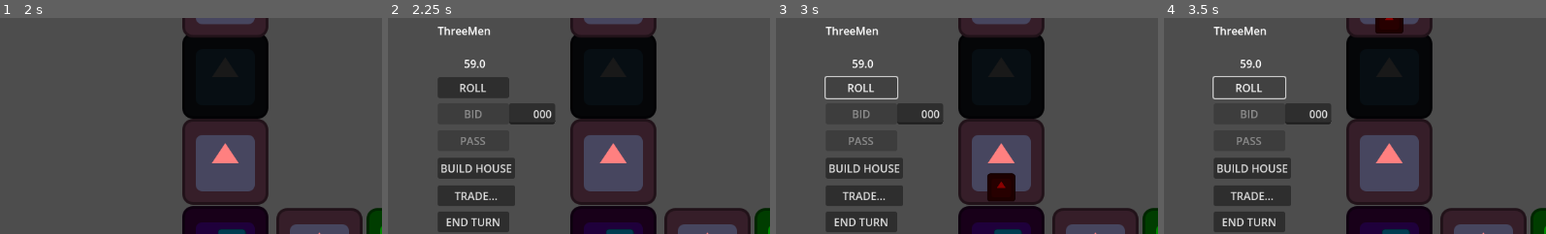
Above: before the commit, frames 1-4 (left to right).
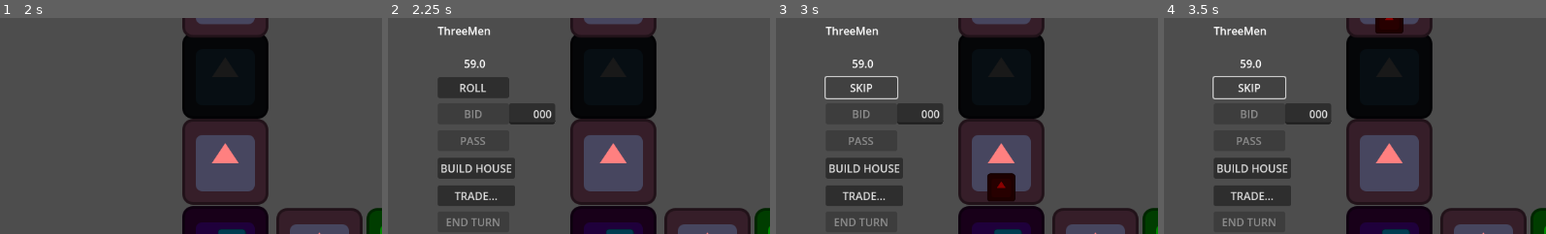
Above: after the commit, the same moments.

Repository: maclark/TheLandlordsGame
Game: Godot game, scene res://Landlord.tscn
Two runs of this game, one before a commit and one after it. Both use one fixed random seed, a clock stepped at 60 frames per second and the inputs below. The engine's default icon, where the game draws it, is replaced by a stand-in: a white triangle on a blue panel in a dark square.
Inputs:
- Up to frame 1 (2 s): tap Enter at 0.5 s; click "HOST BOARD" at 1.25 s
- Up to frame 2 (2.25 s): click "START GAME" at 2 s
- Up to frame 3 (3 s): click "ROLL" at 2.75 s
- Up to frame 4 (3.5 s): no input
The pictures show only the part of the screen within x 0-50%, y 35-85%; the shares and areas given below are measured in that part.

Frame 1 is identical in both runs. In frame 2, 0.2% of the frame differs, in the area x 15-30%, y 92-97%; in frame 3, 0.4%, in the area x 15-30%, y 30-97%; in frame 4, 0.4%.

Commit message:
Better starting and concluding bids for AI and players Naming properties better

Diff:
--- a/scripts/GameBoard.gd
+++ b/scripts/GameBoard.gd
@@ -172,10 +172,13 @@
 			if turn_timer < 0:
 				end_turn()
 		Mode.Bidding:
-			bid_timer -= delta
-			bid_clock.text = str(floor(bid_timer))
-			if bid_timer <= 0:
-				pass_bid()
+			var bidder = bidders[bidder_index]
+			# only local
+			if bidder.user == current_player.user:
+				bid_timer -= delta
+				bid_clock.text = str(floor(bid_timer))
+				if bid_timer <= 0:
+					pass_bid_pressed()
 
 		Mode.WaitingForEndTurn:
 			# player could build a house now or something
@@ -258,6 +261,7 @@
 	roll_butt.text = "ROLL"
 	bid_butt.disabled = true
 	pass_bid_butt.disabled = true
+	end_turn_butt.disabled = true
 	turn_timer = time_per_turn
 	print("now it's %s's turn!" % current_player.nickname)
 
@@ -265,8 +269,8 @@
 	if p == current_player:
 		current_player_money.text = "MONEY: $%s" % str(current_player.money)
 	else:
-		push_warning("how do we update non current player money?")
-
+		#TODO
+		pass
 
 func roll_dice() -> void:
 	if paused or not game_started:
@@ -288,6 +292,8 @@
 		else:
 			#TODO
 			pass
+
+	roll_butt.text = "SKIP"
 	var distance = die0 + die1
 	var square_index = p.square.num + distance
 	if square_index >= squares.size():
@@ -317,7 +323,10 @@
 			break
 
 func pass_go() -> void:
-	print("%s labored on Mother Earth, gained $%d" % [current_player.nickname, labor_on_mother_earth])
+	print("%s labored on Mother Earth. Cash holdings: $%d(+$%d)" % [
+			current_player.nickname,
+			current_player.money,
+			labor_on_mother_earth])
 	current_player.money += labor_on_mother_earth
 	update_money(current_player)
 
@@ -328,9 +337,11 @@
 		Square.Type.Property:
 			rent = square.base_price + square.houses * square.house_rent
 		Square.Type.Utility:
-			push_warning("utility rent?")
+			#TODO
+			pass
 		Square.Type.Railroad:
-			push_warning("railroad rent?")
+			#TODO
+			pass
 
 	print("pay rent!: $%d" % rent)
 	if tenant.money >= rent:
@@ -338,12 +349,14 @@
 		square.lord.money += rent
 		update_money(tenant)
 		update_money(square.lord)
-	else:
-		mode = Mode.PayingDebts
+		mode = Mode.WaitingForEndTurn
+	else:
+		if tenant.is_ai:
+			pass
+			# TODO bankruptcy!
 
 func start_auction(for_sale : Square) -> void:
 	print("start bidding for %s" % for_sale.title)
-	mode = Mode.Bidding
 	bidders = players.duplicate(true)
 	bidder_index = bidders.find(current_player) - 1
 	top_bid = for_sale.base_price
@@ -371,7 +384,7 @@
 		winner = top_bidders[0]
 	winner.properties.append(property)
 	property.lord = winner
-	print("%s won auction with bid $%s. now owns %s." % [
+	print("%s won auction with bid $%s, new lord of %s." % [
 		current_player.nickname,
 		str(top_bid),
 		current_player.square.title
@@ -385,6 +398,7 @@
 	bid_clock.text = ""
 	auction_ui.visible = false
 	mode = Mode.WaitingForEndTurn
+	end_turn_butt.disabled = false
 
 func pass_bid() -> void:
 	bidders.remove_at(bidder_index)
@@ -405,7 +419,7 @@
 			if amount >= top_bid:
 				bid(current_player, amount)
 		else:
-			push_warning("invalid bid amount: {bid_input.text}")
+			push_warning("invalid bid amount: " + bid_input.text)
 	else:
 		print("not your turn!")
 
@@ -416,18 +430,19 @@
 		if amount >= top_bid and amount >= bidder.money:
 			bid(bidder, amount)
 	else:
-		push_warning("invalid bid amount: {bid_input.text}")
+		push_warning("invalid bid amount: " + noncurrent_bid_input.text)
 
 func bid(p: Player, amount: int) -> void:
 	if amount < top_bid:
 		print("bid is less than top bid")
-	elif amount == top_bid:
+	elif amount == top_bid and top_bidders.size() > 0:
 		print("how do we handle equal top bids? i forget")
 	else:
 		top_bid = amount
+		top_bidders = [p]
 		auction_high_bid.text = "High Bid: " + str(top_bid)
 		auction_bidders.text = "High Bidder: " + p.nickname
-		print("%s bid %d" % [p.nickname, amount])
+		print("%s bid $%d" % [p.nickname, amount])
 		next_bidder()
 
 func next_bidder() -> void:
@@ -435,6 +450,7 @@
 	noncurrent_ui.visible = false
 	var bidder: Player = players[bidder_index]
 	if bidder.is_ai:
+		print("next bidder is ai:" + bidder.nickname)
 		if bidder.money > top_bid + min_bid_increment:
 			# let's say 50/50 they bid
 			if randf() > .5:
@@ -442,13 +458,16 @@
 			else:
 				pass_bid()
 	elif bidder == current_player:
+		print("next bidder is current_player:" + bidder.nickname)
 		bid_butt.disabled = false
 		pass_bid_butt.disabled = false
 	elif bidder.user == current_player.user:
+		print("next bidder is local player:" + bidder.nickname)
 		noncurrent_ui.visible = true
 		bid_butt.disabled = true
 		pass_bid_butt.disabled = true
 	else:
+		print("next bidder is network player:" + bidder.nickname)
 		pass
 
 	bid_timer = time_per_bid
@@ -456,72 +475,83 @@
 
 func process_square(p : Player, _came_from : Square, landed_on : Square) -> void:
 	roll_butt.disabled = true
-	mode = Mode.WaitingForEndTurn
+	roll_butt.text = "ROLL"
 	p.square = landed_on
 	print("%s is now on square_%d: %s" % [p.nickname, landed_on.num, landed_on.title])
 
 	# track this, in case they unpass Go (see rules)
 	var retreated = false
 
+	mode = Mode.WaitingForEndTurn
 	match landed_on.type:
-
 		Square.Type.Property:
 			if landed_on.lord == null:
+				mode = Mode.Bidding
 				start_auction(landed_on)
 			elif landed_on.lord == current_player:
 				print("nothing happens, since %s owns %s" % [current_player.nickname, landed_on.title])
 			else:
+				mode = Mode.PayingDebts
 				charge_rent(current_player, landed_on)
 
 		Square.Type.Utility:
 			if landed_on.lord == null:
+				mode = Mode.Bidding
 				start_auction(landed_on)
 			elif landed_on.lord == current_player:
 				print("nothing happens, since %s owns %s" % [current_player.nickname, landed_on.title])
 			else:
-				push_warning("calculate Utility rent")
+				mode = Mode.PayingDebts
 				charge_rent(current_player, landed_on)
 
 		Square.Type.Railroad:
 			if landed_on.lord == null:
+				mode = Mode.Bidding
 				start_auction(landed_on)
 			elif landed_on.lord == current_player:
 				print("nothing happens, since %s owns %s" % [current_player.nickname, landed_on.title])
 			else:
-				push_warning("calculate Railroad rent")
+				mode = Mode.PayingDebts
 				charge_rent(current_player, landed_on)
 
-		Square.Type.Chance:
-			mode = Mode.ReadingCard
-		Square.Type.CommunityChest:
-			mode = Mode.ReadingCard
-		Square.Type.Luxuries:
-			mode = Mode.ReadingCard
-		Square.Type.Jail:
-			#TODO
-			pass
-		Square.Type.BluebloodsEstate:
-			mode = Mode.JailingPlayer
-		Square.Type.CollegeOrFreeLand:
-			#TODO
-			pass
+		#Square.Type.Chance:
+			#mode = Mode.ReadingCard
+		#Square.Type.CommunityChest:
+			#mode = Mode.ReadingCard
+		#Square.Type.Luxuries:
+			#mode = Mode.ReadingCard
+		#Square.Type.Jail:
+		#Square.Type.BluebloodsEstate:
+			#mode = Mode.JailingPlayer
+		#Square.Type.CollegeOrFreeLand:
 		Square.Type.Go:
 			pass
 		Square.Type.Undefined:
 			push_warning("undefined square!")
 			pass
 
+	if mode == Mode.WaitingForEndTurn:
+		end_turn_butt.disabled = false
+
 	for i in current_laps:
 		if not retreated:
 			pass_go()
 
 func pass_bid_pressed() -> void:
+	pass_bid() # pass bid just passes for player at bidder_index, hm
+
+func build_house() -> void:
+	# need to specify location
+	# then just check for $ and num of houses already built
+	# SINGLETAX in play, then build anywhere i think
 	pass
-func build_house() -> void:
-	pass
+
 func start_trade() -> void:
+	# prompt for $ and properties and target player
+	# trading ui? any time? retract offer? network timing issues
 	pass
 
 func end_turn() -> void:
 	# TODO close dialog windows or whatever
+	# windows that could be open: other bids, building, trading, reading card?
 	next_turn()
--- a/scripts/Square.gd
+++ b/scripts/Square.gd
@@ -5,7 +5,7 @@
 
 var num = -1
 @export var type : Type = Type.Undefined
-@export var title : String = "boardwalk"
+@export var title : String = "unknown property"
 @export var base_price : int = 100
 @export var base_rent : int = 10
 @export var house_rent : int = 5
@@ -45,6 +45,15 @@
 		Type.Chance:
 			modulate = Color(1, 0, 0, 1)
 			title = "Chance"
+		Type.CommunityChest:
+			modulate = Color(1, 1, 0, 1)
+			title = "Community Chest"
 		Type.Luxuries:
 			modulate = Color(0, 1, 0, 1)
 			title = "Luxuries"
+		Type.BluebloodsEstate:
+			title = "Blueblood's Estate"
+		Type.CollegeOrFreeLand:
+			title = "Free Land"
+		Type.Jail:
+			title = "Jail"
